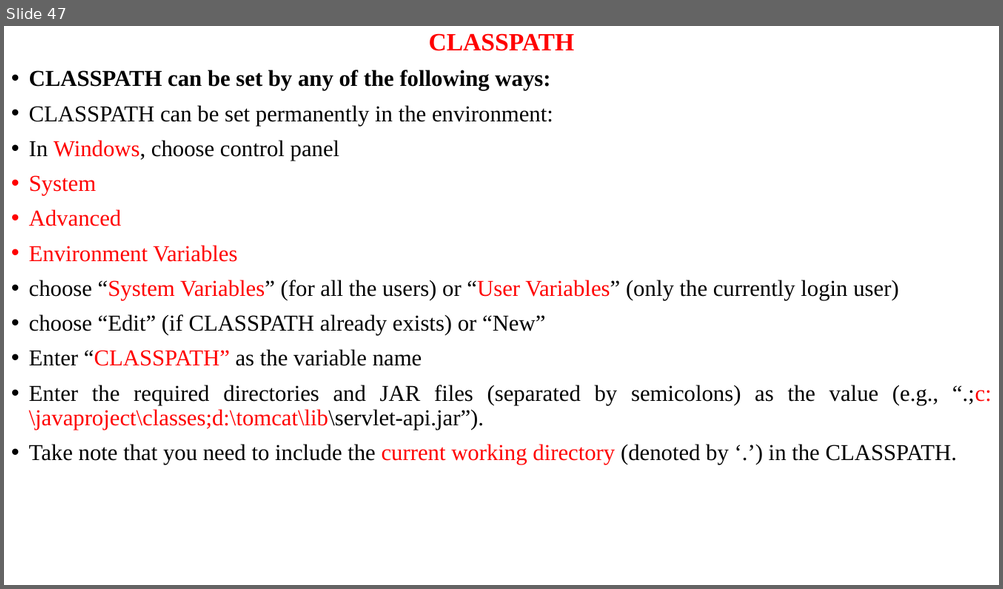
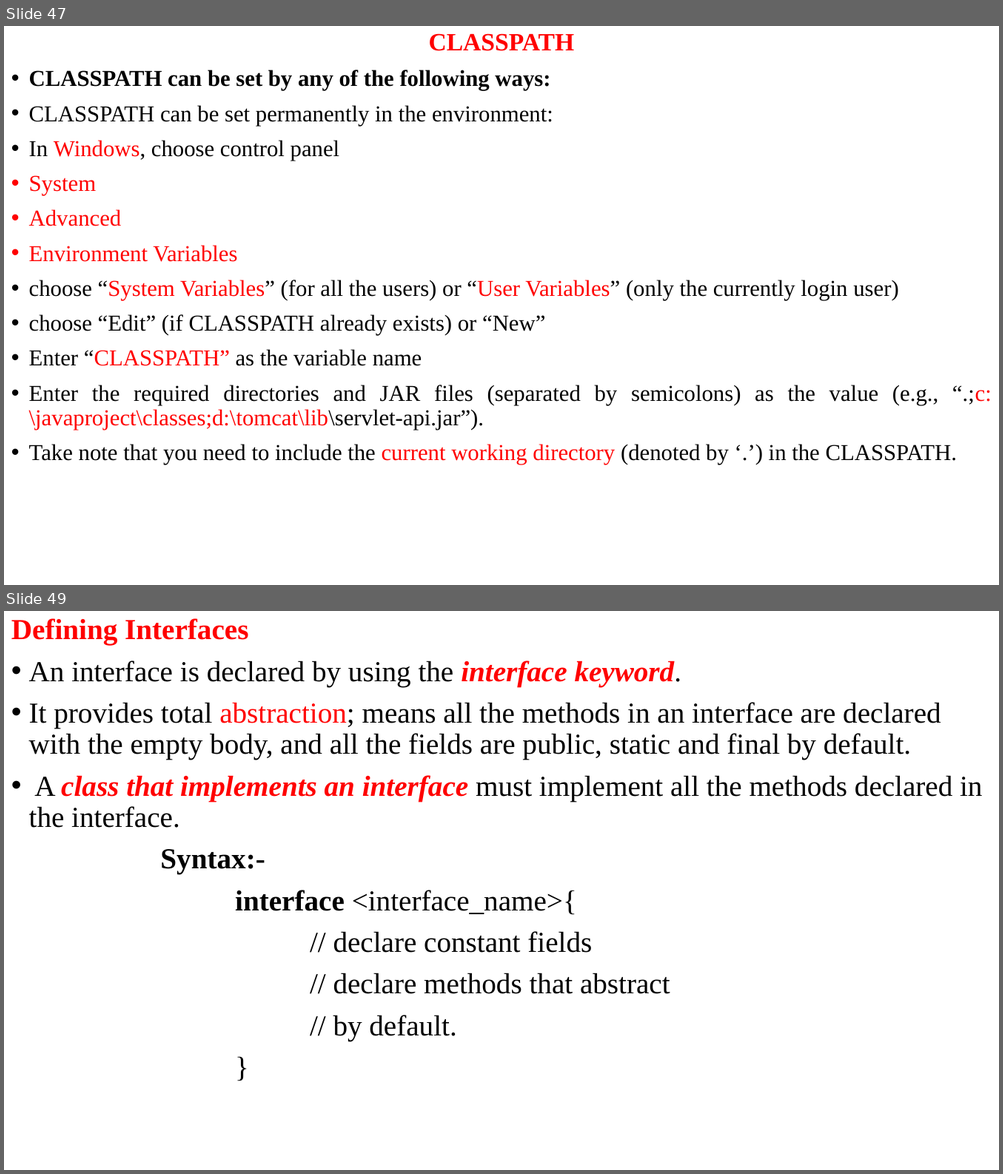
Before and after one commit to anvesh1987/Java-Programs-CSE-G, a slide deck: UNIT –II.ppt. Shown one above the other, each under a label of ours: slide 47 before the commit, slides 47 and 49 after it; the slides between them are not shown. The pictures are 1003x589 and 1003x1174 pixels, drawn with LibreOffice and Linux fonts; fonts in the diff are those of the drawing. Boxes give left, top, right and bottom in pixels: in the first picture for what was removed or moved away, otherwise in the second. Text is boxed around its words. In the diff, an @@ line names an element or a change of style, - is before the commit and + after.

```diff
--- a/UNIT –II.ppt
+++ b/UNIT –II.ppt
@@ slide 49 added at (4, 611, 999, 1170), background #FFFFFF @@
@@ text added at (11, 618, 982, 1041), 28 pt, text #000000 @@
+Defining Interfaces
+• An interface is declared by using the interface keyword.
+• It provides total abstraction; means all the methods in an interface are declared with the empty body, and all the fields are public, static and final by default.
+• A class that implements an interface must implement all the methods declared in the interface.
+Syntax:-
+interface <interface_name>{
+// declare constant fields
+// declare methods that abstract
+// by default.
+}
```
Also in this commit, not shown: 8 other slides added, 5 other files.
